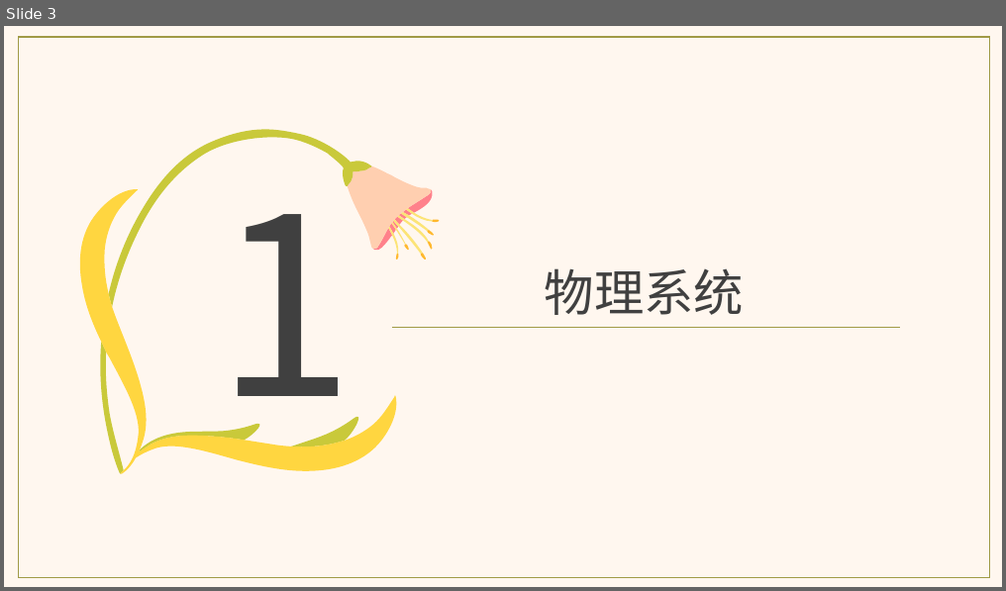
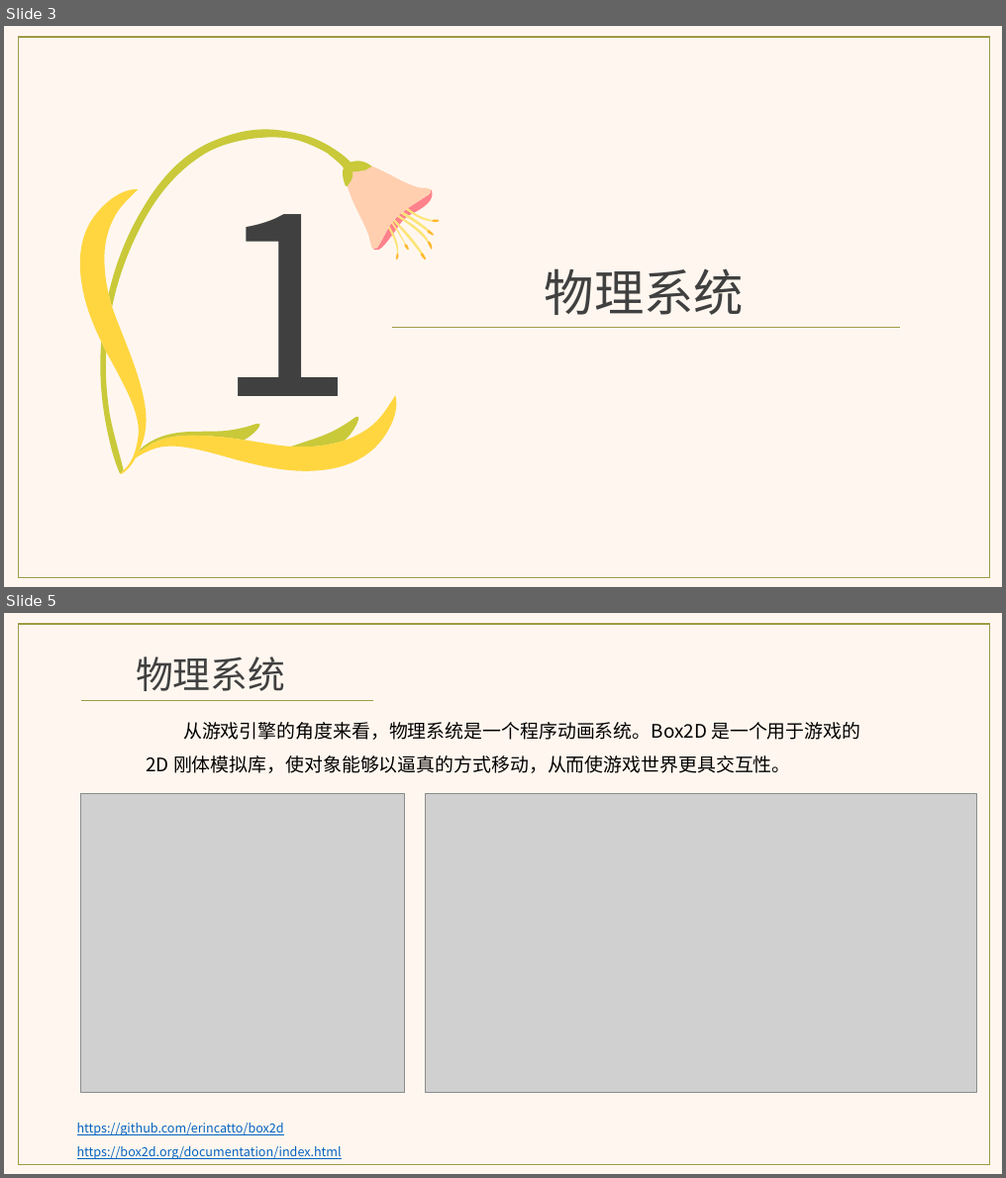
Before and after one commit to aliwanzi/SandTable, a slide deck: doc/从零开始写引擎之物理系统.pptx. Shown one above the other, each under a label of ours: slide 3 before the commit, slides 3 and 5 after it; the slides between them are not shown. The pictures are 1006x591 and 1006x1178 pixels, drawn with LibreOffice and Linux fonts; fonts in the diff are those of the drawing; grey boxes stand for pictures. Boxes give left, top, right and bottom in pixels: in the first picture for what was removed or moved away, otherwise in the second. Text is boxed around its words. In the diff, an @@ line names an element or a change of style, - is before the commit and + after.

```diff
--- a/doc/从零开始写引擎之物理系统.pptx
+++ b/doc/从零开始写引擎之物理系统.pptx
@@ slide 5 added at [4, 613, 1002, 1174], background #FFF7EF @@
@@ rectangle added at [18, 624, 990, 1164], outline #A09A45 1 pt @@
@@ text added at [136, 657, 285, 691], 36 pt, text #404040 @@
+物理系统
@@ line added from (81, 700) to (373, 700), #A09A45 0.5 pt @@
@@ text added at [146, 722, 860, 773], 18 pt, text #000000 @@
+从游戏引擎的角度来看，物理系统是一个程序动画系统。Box2D 是一个用于游戏的 2D 刚体模拟库，使对象能够以逼真的方式移动，从而使游戏世界更具交互性。
@@ picture added at [81, 793, 404, 1093] @@
@@ picture added at [426, 793, 976, 1093] @@
@@ text added at [77, 1123, 284, 1136], 12 pt, text #0563C1, underline @@
+https://github.com/erincatto/box2d
@@ text added at [77, 1147, 342, 1159], 12 pt, text #0563C1, underline @@
+https://box2d.org/documentation/index.html
```
Also in this commit, not shown: 2 slides changed, 6 other slides added, 9 slides removed, 5 other files.
